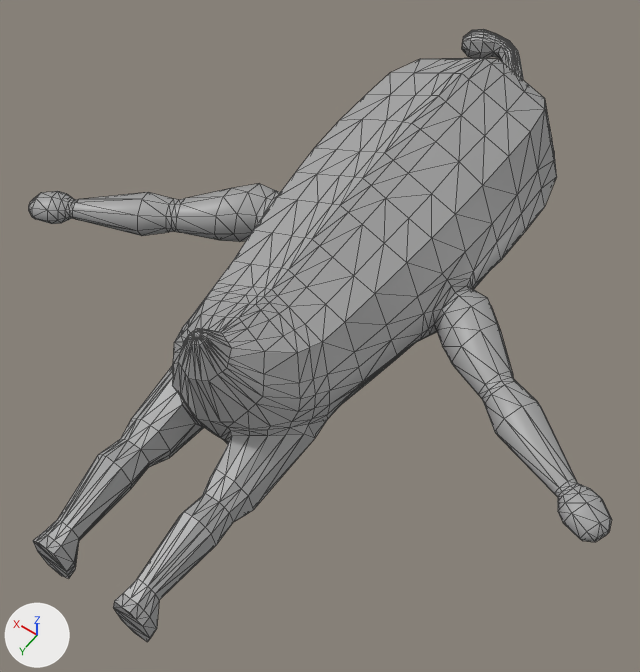
The COLLADA model SpicyHero/Game.scnassets/character/standing2.dae, before and after one commit.
Rendered twice from a camera (50 mm lens) standing at (-3.33, 1.26, 6.76) and looking at (-0.02, -3.38, -0.53). The axes (+X, +Y, +Z) are drawn at lower left. The lights are the same throughout. Mesh edges are drawn as thin lines.

Script lines for the objects in view, before the commit:
```python
mat_material_001 = principled_material('Material_001')
mat_material_001.base_color = (0.367, 0.367, 0.367)  # grey #a3a3a3
mat_material_001.roughness = 0.44
me_circle = bpy.data.meshes.new('Circle')
me_circle.from_pydata(...)  # 1062 vertices, 2120 faces; spans x -3.38..3.38, y -8.38..-0.02, z -1.21..1.21
me_circle.materials.append(mat_material_001)  # grey #a3a3a3
ob_circle = bpy.data.objects.new('Circle', me_circle)
ob_circle.location = (0.0, 0.0, 0.0)
```
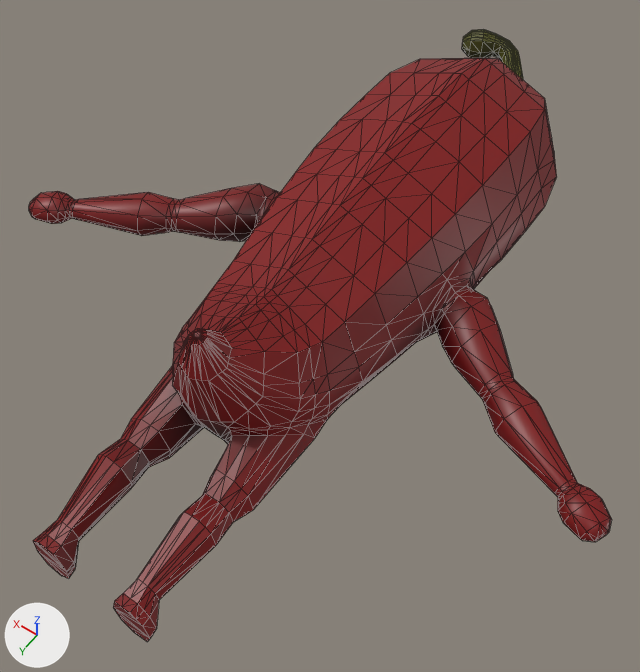
The newer file is also turned or shifted as a whole; pictures and numbers use the older file's frame.

Diff of the bpy script that builds the scene:
```diff
--- a/SpicyHero/Game.scnassets/character/standing2.dae.py
+++ b/SpicyHero/Game.scnassets/character/standing2.dae.py
@@ img_peppertexture_jpg @@
+img_peppertexture_jpg = load_image('PepperTexture.jpg', 'PepperTexture.jpg', 512, 512, 'sRGB')
@@ mat_material_001 @@
 mat_material_001 = principled_material('Material_001')
-mat_material_001.base_color = (0.367, 0.367, 0.367)  # grey #a3a3a3
+mat_material_001.texture = img_peppertexture_jpg
 mat_material_001.roughness = 0.44
```

Changed parts and their boxes (x1, y1, x2, y2) in the pictures (640 x 672 px):
'Circle', surface changed (grey to red)
    both: (29, 29, 612, 642)
